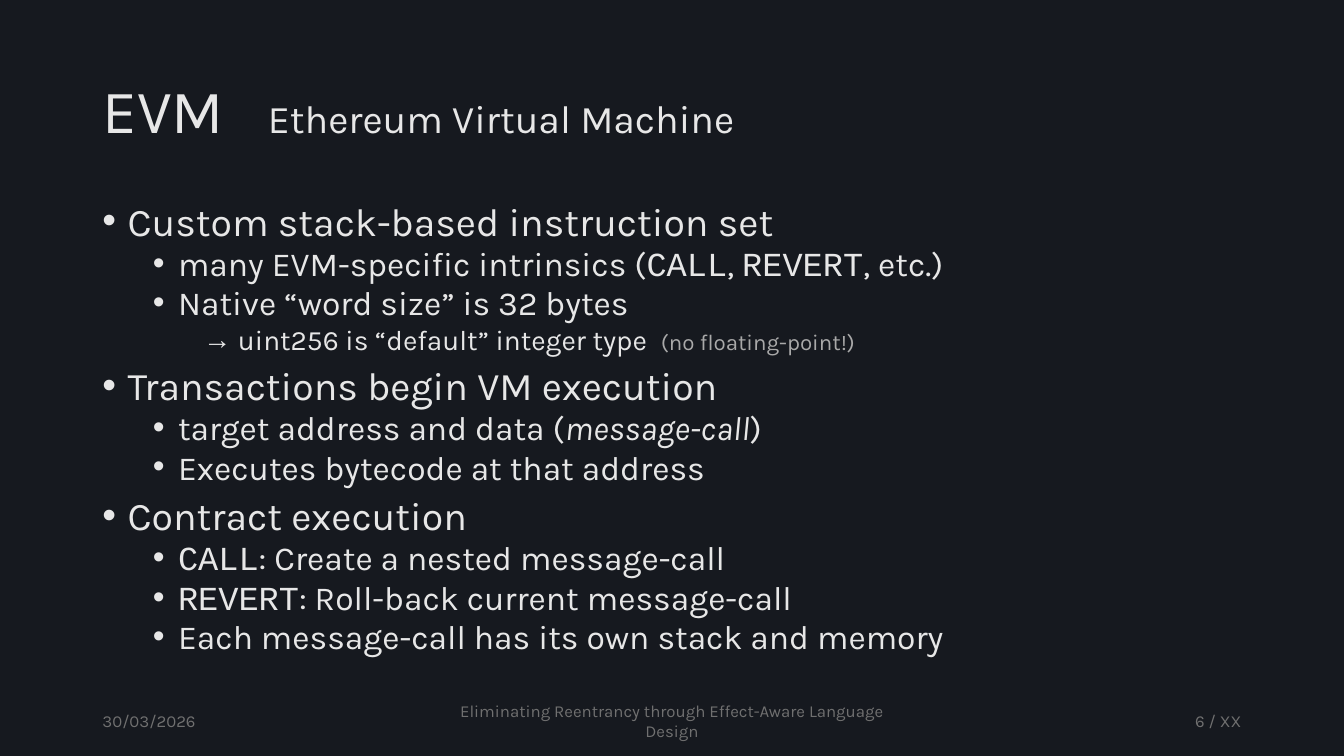
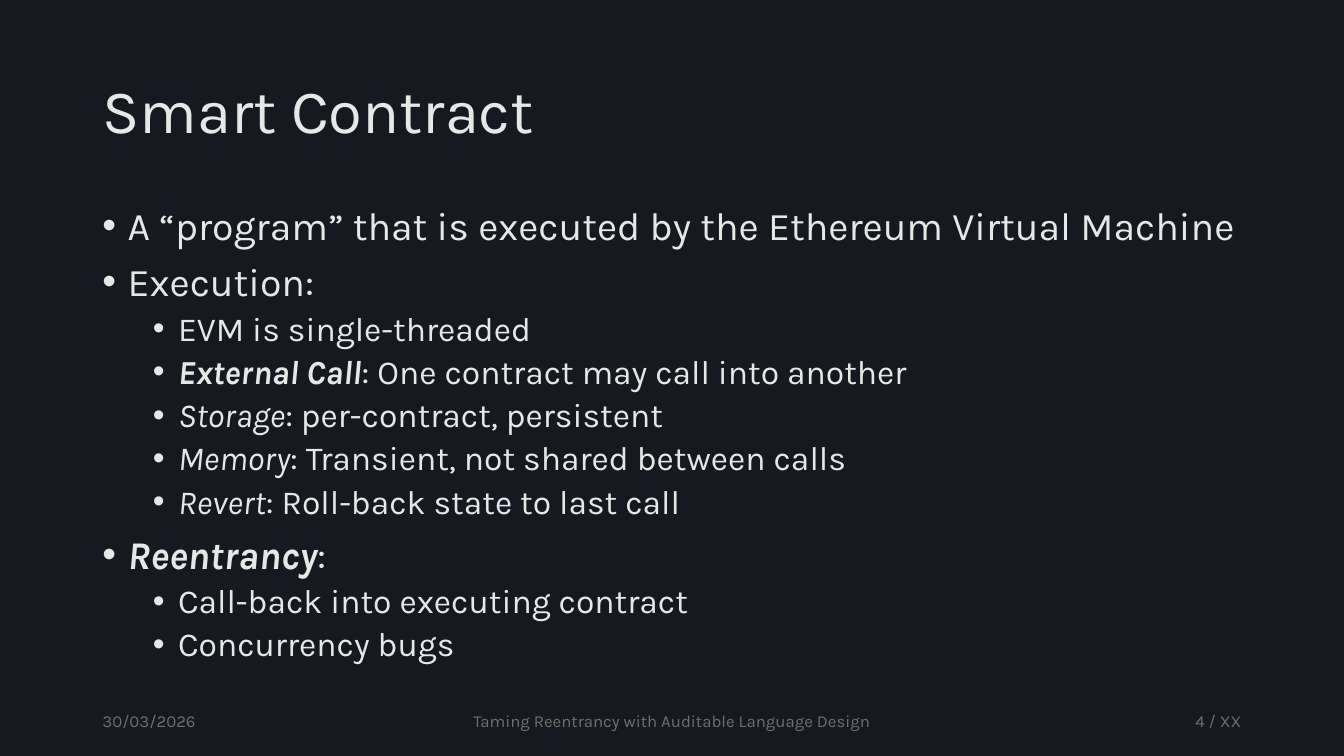
Before and after one commit to tzann/thesis, a slide deck: slide 4 of doc/presentation/Thesis.pptx (slide 6 before the commit). Drawn at 1344x756 pixels with LibreOffice and Linux fonts; fonts in the diff are those of the drawing. Boxes give left, top, right and bottom in pixels: in the first picture for what was removed or moved away, otherwise in the second. Text is boxed around its words. In the diff, an @@ line names an element or a change of style, - is before the commit and + after.

```diff
--- a/doc/presentation/Thesis.pptx
+++ b/doc/presentation/Thesis.pptx
@@ title at [102, 93, 534, 134]: text changed; size 28 to 44 pt @@
-EVM Ethereum Virtual Machine
+Smart Contract
@@ text at [128, 213, 1234, 665]: text changed @@
-• Custom stack-based instruction set
-  • many EVM-specific intrinsics (CALL, REVERT, etc.)
-  • Native “word size” is 32 bytes
-    → uint256 is “default” integer type (no floating-point!)
-• Transactions begin VM execution
-  • target address and data (message-call)
-  • Executes bytecode at that address
-• Contract execution
-  • CALL: Create a nested message-call
-  • REVERT: Roll-back current message-call
-  • Each message-call has its own stack and memory
+• A “program” that is executed by the Ethereum Virtual Machine
+• Execution:
+  • EVM is single-threaded
+  • External Call: One contract may call into another
+  • Storage: per-contract, persistent
+  • Memory: Transient, not shared between calls
+  • Revert: Roll-back state to last call
+• Reentrancy:
+  • Call-back into executing contract
+  • Concurrency bugs
@@ text at [473, 715, 870, 731]: text changed @@
-Eliminating Reentrancy through Effect-Aware Language Design
+Taming Reentrancy with Auditable Language Design
@@ page number at [1195, 716, 1242, 727]: text changed @@
-6 / XX
+4 / XX
```
Also in this commit, not shown: 43 other slides changed, 12 slides added, 11 slides removed, 9 other files.
